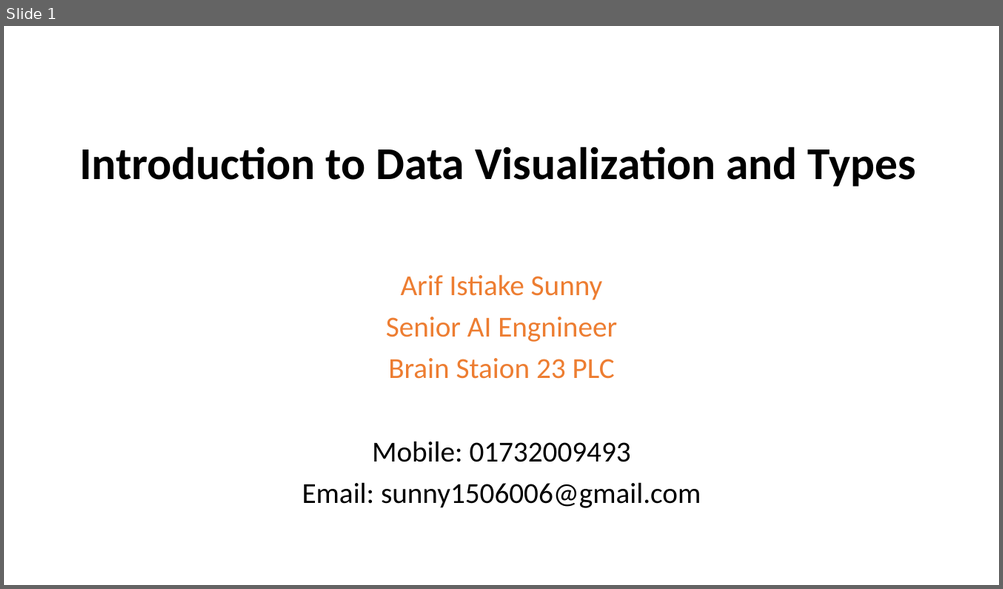
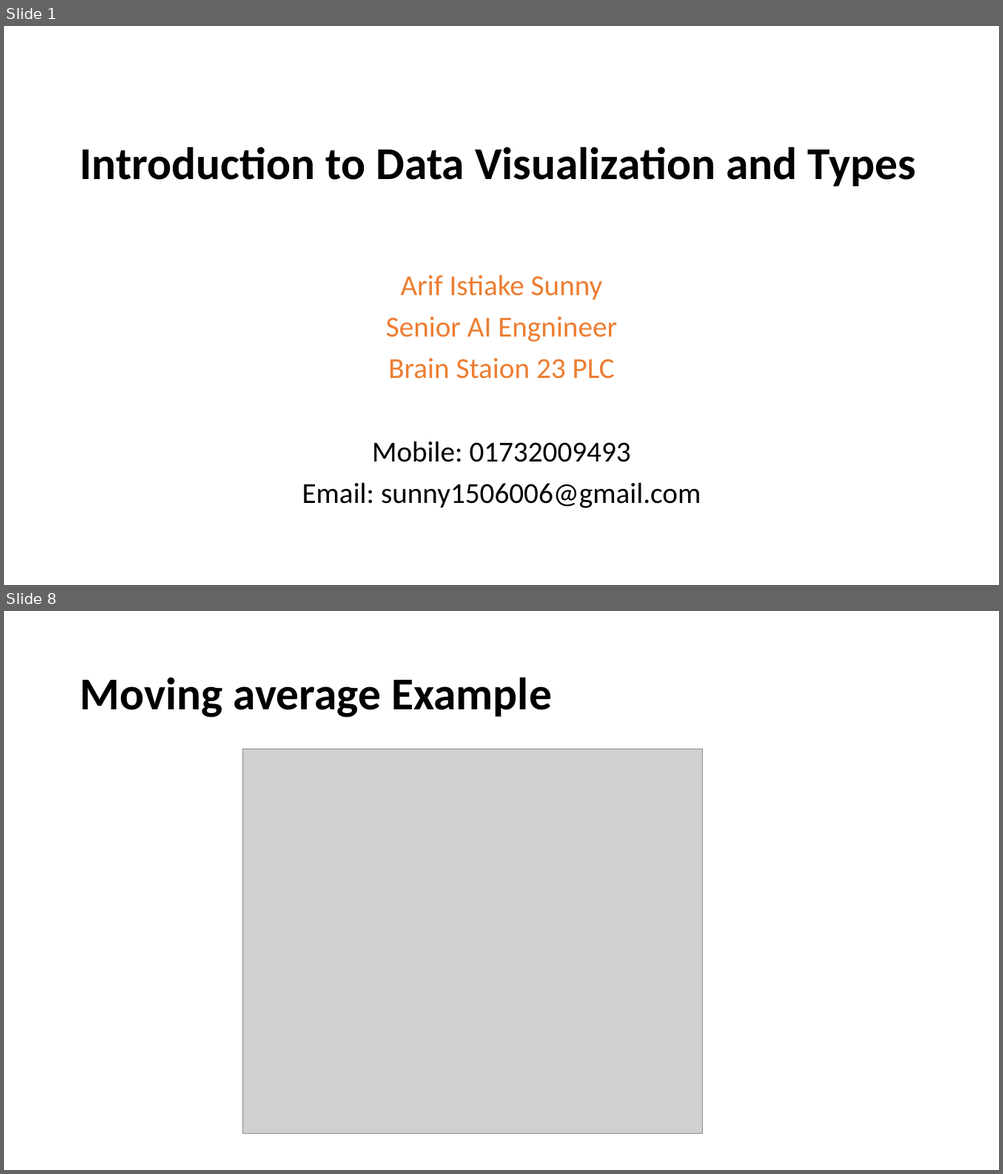
Before and after one commit to nahidniloy14/Data-Visualization, a slide deck: Introduction to Data Visualization and Types.pptx. Shown one above the other, each under a label of ours: slide 1 before the commit, slides 1 and 8 after it; the slides between them are not shown. The pictures are 1003x589 and 1003x1174 pixels, drawn with LibreOffice and Linux fonts; fonts in the diff are those of the drawing; grey boxes stand for pictures. Boxes give left, top, right and bottom in pixels: in the first picture for what was removed or moved away, otherwise in the second. Text is boxed around its words. In the diff, an @@ line names an element or a change of style, - is before the commit and + after.

```diff
--- a/Introduction to Data Visualization and Types.pptx
+++ b/Introduction to Data Visualization and Types.pptx
@@ slide 8 added at bbox=[4, 611, 999, 1170], background #FFFFFF @@
@@ title added at bbox=[79, 677, 552, 718], 44 pt, text #000000, bold @@
+Moving average Example
@@ picture added at bbox=[243, 749, 703, 1134] @@
```
Also in this commit, not shown: 1 slide changed, 7 other slides added, 11 slides removed, 3 other files.
